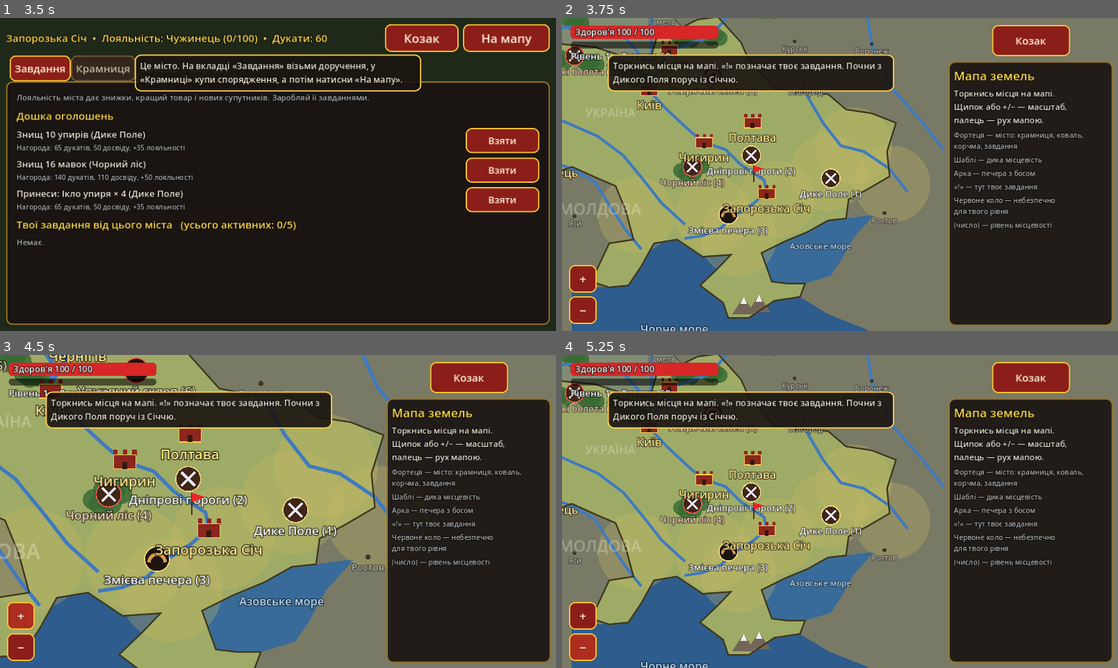
Above: before the commit, frames 1-4 (two rows, left to right).
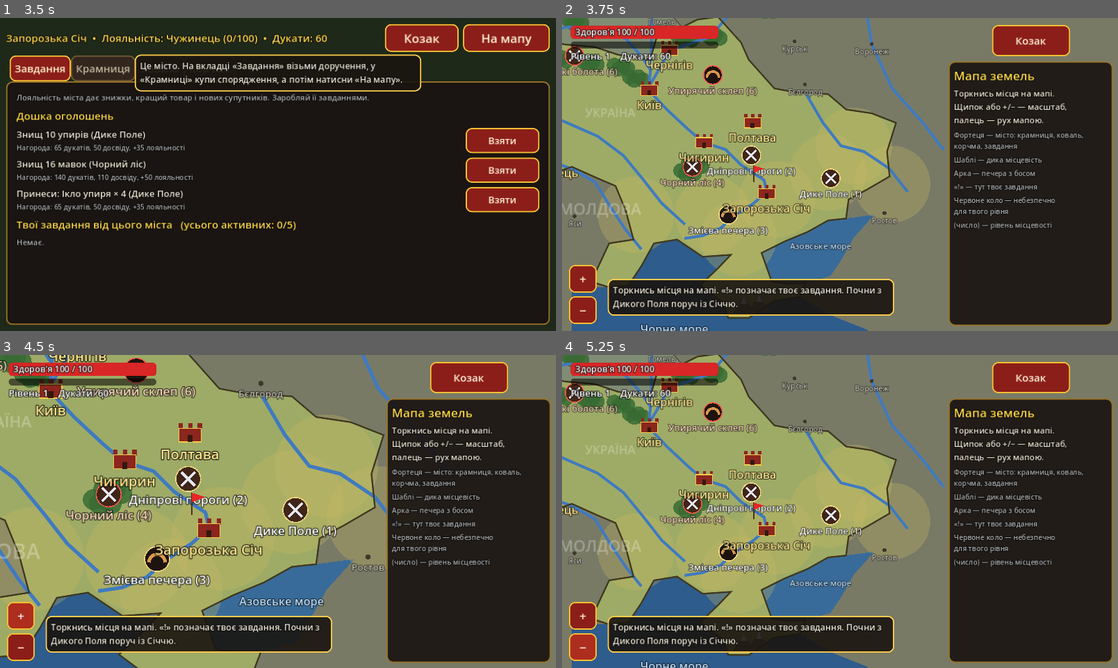
Above: after the commit, the same moments.

Repository: Pcixopatka/Jarvis
Game: Godot game, scene res://scenes/main.tscn
Same seed, same stepped clock (60 frames per second), same inputs: the game is played once before the commit and once after it.
Inputs (mouse positions are in pixels of both pictures, inside the frame that each line leads up to):
- Up to frame 1 (3.5 s): click "Нова гра" at 0.5 s; click "Козак" at 1.25 s; click "Назад" at 2 s; tap Enter at 2.75 s; move the mouse to (400, 158) at 2.77 s; hold D from 2.78 s (still down); hold J from 2.78 s (still down); click (400, 158) at 2.92 s; tap Space at 3.02, 3.32 s
- Up to frame 2 (3.75 s): release D at 3.5 s; release J at 3.5 s; click "На мапу" at 3.5 s
- Up to frame 3 (4.5 s): click "+" at 4.25 s
- Up to frame 4 (5.25 s): click "−" at 5 s

Frame 1 is identical in both runs. In frame 2, 12% of the frame differs, in the area x 8-60%, y 11-96%; in frame 3, 12%; in frame 4, 12%.

Commit message:
Place map hint at the bottom so it doesn't cover HUD or side panel
Co-Authored-By: Claude Opus 5.5 <noreply@anthropic.com>
Claude-Session: https://claude.ai/code/session_01LNSrXhawYx8NHCKWuYP1b5

Diff:
--- a/scripts/main.gd
+++ b/scripts/main.gd
@@ -1390,9 +1390,14 @@
 	world.hints[id] = true
 	hint_label.text = text
 	# На мапі праворуч бічна панель — зсуваємо підказку лівіше
-	var shift := -205.0 if state == State.MAP else 0.0
+	var on_map := state == State.MAP
+	var shift := -205.0 if on_map else 0.0
 	hint_panel.offset_left = -330 + shift
 	hint_panel.offset_right = 330 + shift
+	hint_panel.anchor_top = 1.0 if on_map else 0.0
+	hint_panel.anchor_bottom = hint_panel.anchor_top
+	hint_panel.offset_top = -120.0 if on_map else 84.0
+	hint_panel.offset_bottom = hint_panel.offset_top
 	hint_panel.visible = true
 	hint_panel.modulate.a = 1.0
 	if _hint_tween:
